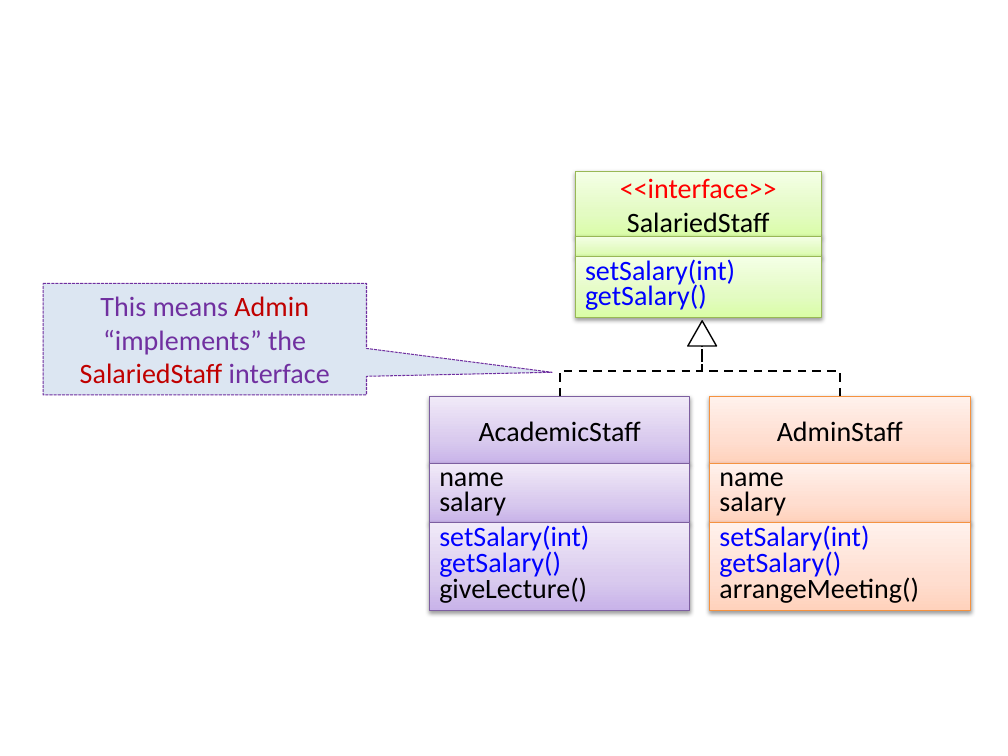
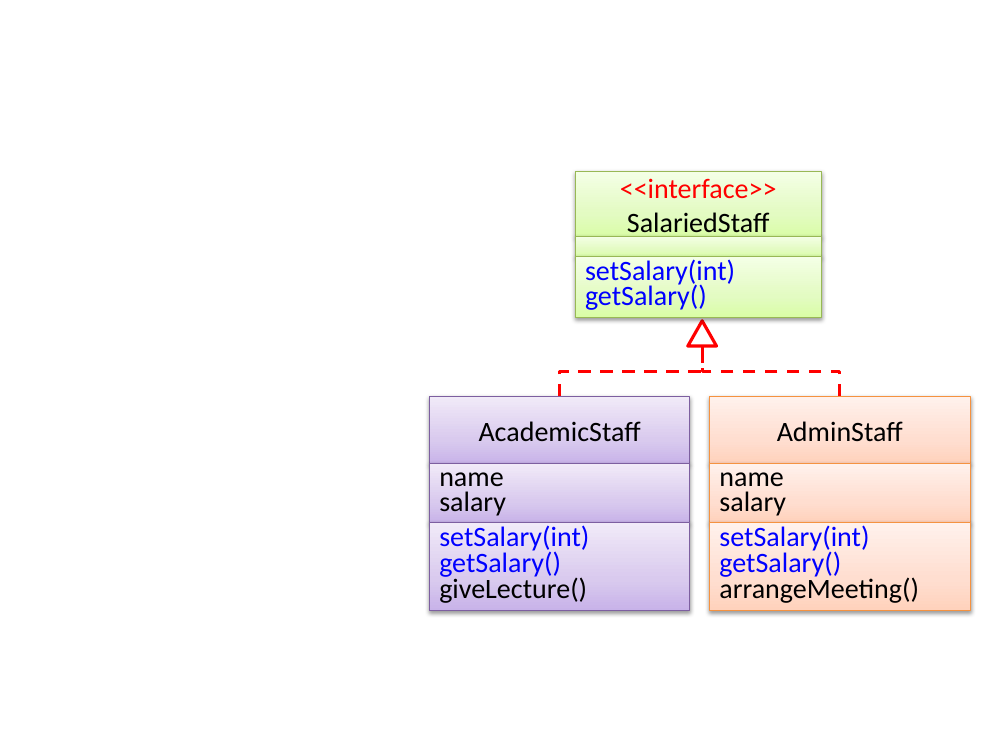
Before and after one commit to se-edu/se-book, a slide deck: slide 1 of diagrams/uml/classDiagrams/interfaceInheritance/staff.pptx. Drawn at 1008x756 pixels with LibreOffice and Linux fonts; fonts in the diff are those of the drawing. Boxes give left, top, right and bottom in pixels: in the first picture for what was removed or moved away, otherwise in the second. Text is boxed around its words. In the diff, an @@ line names an element or a change of style, - is before the commit and + after.

Commit message:
oop: tweak LOs for abstract classes and interfaces

```diff
--- a/diagrams/uml/classDiagrams/interfaceInheritance/staff.pptx
+++ b/diagrams/uml/classDiagrams/interfaceInheritance/staff.pptx
@@ speech box removed at (x1=43, y1=283, x2=367, y2=395) @@
-This means Admin “implements” the SalariedStaff interface
@@ flow chart extract at (x1=687, y1=321, x2=716, y2=346): outline #000000 1 pt to #FF0000 2.25 pt @@
@@ elbow line (559, 396) - (703, 346): stroke #000000 1.5 pt dashed to #FF0000 2.25 pt dashed @@
@@ elbow line (840, 396) - (703, 346): stroke #000000 1.5 pt dashed to #FF0000 2.25 pt dashed @@
```
Also in this commit, not shown: 19 other files.
